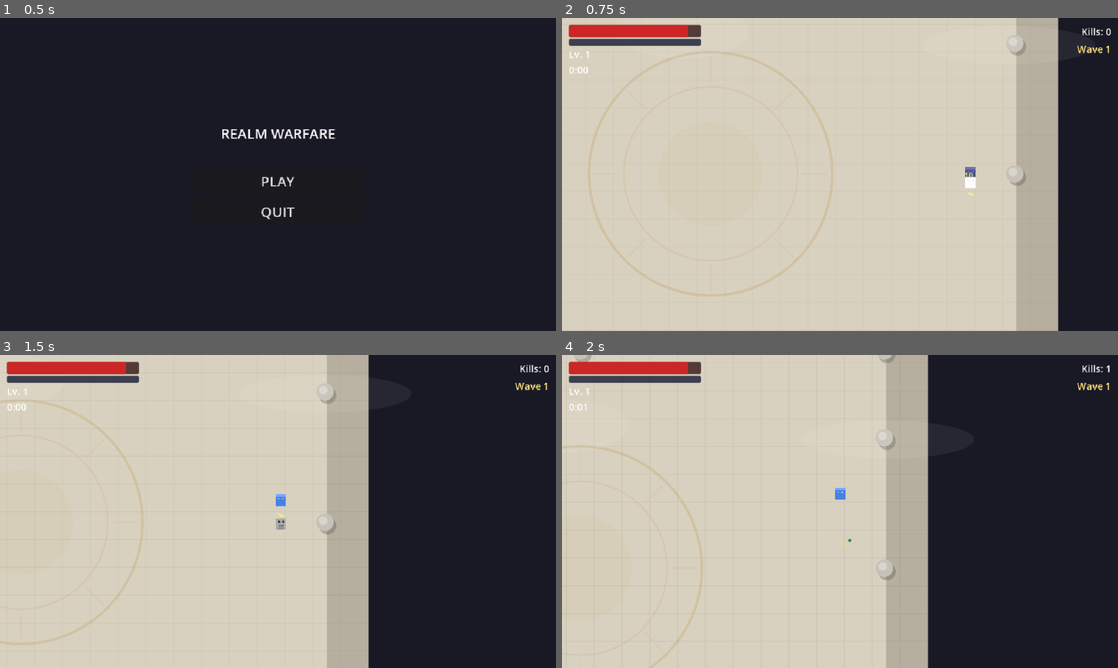
Above: before the commit, frames 1-4 (two rows, left to right).
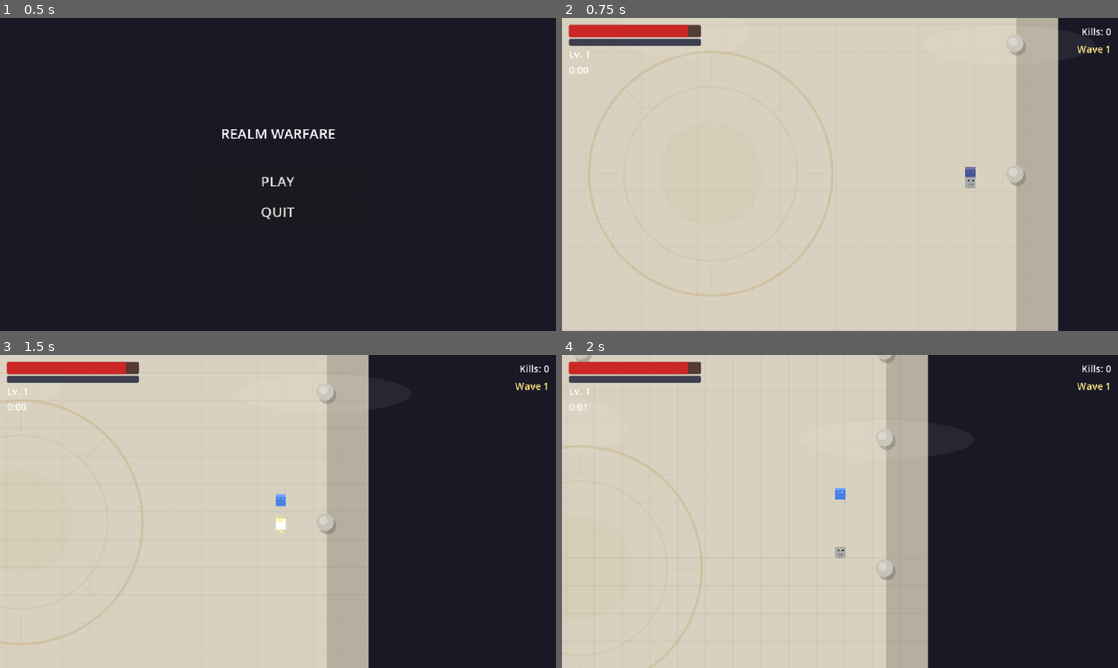
Above: after the commit, the same moments.

Repository: LshMakh/RealmWarfare
Game: Godot game, scene res://scenes/main_menu/main_menu.tscn
The game is run twice, just before and just after one commit, with the same random seed, the same clock (stepped at 60 frames per second) and the same inputs.
Inputs (mouse positions are in pixels of both pictures, inside the frame that each line leads up to):
- Up to frame 1 (0.5 s): no input
- Up to frame 2 (0.75 s): click "PLAY" at 0.5 s
- Up to frame 3 (1.5 s): move the mouse to (250, 574) at 1.27 s; hold W (move_up) from 1.28 s (still down); click (250, 574) at 1.42 s
- Up to frame 4 (2 s): keep holding W (move_up)

Frame 1 is identical in both runs. In frame 2, less than 0.1% of the frame differs, in the area x 72-75%, y 49-57%; in frame 3, less than 0.1%; in frame 4, less than 0.1%, in the area x 49-99%, y 3-100%.

Commit message:
feat: wire AutoAttack and level-up UI to blessing level system

Diff:
--- a/scripts/run/run.gd
+++ b/scripts/run/run.gd
@@ -9,6 +9,7 @@
 @onready var projectile_pool: ObjectPool = $EntityLayer/ProjectilePool
 @onready var xp_pool: ObjectPool = $EntityLayer/XPPool
 @onready var blessing_manager: BlessingManager = $Systems/BlessingManager
+@onready var level_up_ui: CanvasLayer = $UILayer/LevelUpUI
 
 
 func _ready() -> void:
@@ -51,6 +52,10 @@
 
 	# Wire up auto-attack
 	auto_attack.projectile_pool = projectile_pool
+	auto_attack.set_blessing_manager(blessing_manager)
+
+	# Wire up level-up UI
+	level_up_ui.set_blessing_manager(blessing_manager)
 
 	# Wire up blessing manager
 	blessing_manager.set_player(player)
--- a/scripts/systems/auto_attack.gd
+++ b/scripts/systems/auto_attack.gd
@@ -8,24 +8,39 @@
 
 var _cooldown_timer: float = 0.0
 var _player: Node2D
-var _bonus_damage: int = 0
-var _bonus_projectiles: int = 0
-var _cooldown_reduction: float = 0.0
+var _blessing_manager: Node = null
 
 
 func _ready() -> void:
 	_player = get_parent()
-	GameEvents.blessing_chosen.connect(_on_blessing_chosen)
+
+
+func set_blessing_manager(bm: Node) -> void:
+	_blessing_manager = bm
 
 
 func _process(delta: float) -> void:
-	var effective_cooldown: float = max(attack_cooldown - _cooldown_reduction, 0.15)
 	_cooldown_timer -= delta
-	if _cooldown_timer <= 0.0:
-		var target := _find_nearest_enemy()
-		if target:
-			_fire_at(target)
-			_cooldown_timer = effective_cooldown
+	if _cooldown_timer > 0.0:
+		return
+
+	var bolt_damage: int = base_damage
+	var bolt_cooldown: float = attack_cooldown
+
+	if _blessing_manager:
+		var bolt_level: int = _blessing_manager.get_blessing_level(&"zeus_lightning_bolt")
+		if bolt_level > 0:
+			var bolt_data: BlessingData = _blessing_manager.get_blessing_data(&"zeus_lightning_bolt")
+			if bolt_data:
+				bolt_damage = bolt_data.get_stat(bolt_level, "damage", base_damage) as int
+				var cd_reduction: float = bolt_data.get_stat(bolt_level, "cooldown_reduction", 0.0) as float
+				bolt_cooldown = maxf(attack_cooldown - cd_reduction, 0.15)
+
+	_cooldown_timer = bolt_cooldown
+
+	var target: Node2D = _find_nearest_enemy()
+	if target:
+		_fire_at(target, bolt_damage)
 
 
 func _find_nearest_enemy() -> Node2D:
@@ -42,26 +57,10 @@
 	return nearest
 
 
-func _fire_at(target: Node2D) -> void:
+func _fire_at(target: Node2D, damage: int) -> void:
 	if not projectile_pool:
 		return
-	var total_damage: int = base_damage + _bonus_damage
-	var total_projectiles: int = 1 + _bonus_projectiles
-	var base_dir := _player.global_position.direction_to(target.global_position)
-
-	for i in range(total_projectiles):
-		var proj: Node = projectile_pool.get_instance()
-		if proj and proj.has_method("activate"):
-			var spread: float = 0.0
-			if total_projectiles > 1:
-				# Spread projectiles in a fan pattern
-				spread = deg_to_rad(15.0) * (i - (total_projectiles - 1) / 2.0)
-			var dir := base_dir.rotated(spread)
-			proj.activate(_player.global_position, dir, total_damage)
-
-
-func _on_blessing_chosen(blessing: BlessingData) -> void:
-	if blessing.effect_type == BlessingData.EffectType.PROJECTILE:
-		_bonus_damage += blessing.damage
-		_bonus_projectiles += blessing.projectile_count - 1
-		_cooldown_reduction += 0.15
+	var dir: Vector2 = _player.global_position.direction_to(target.global_position)
+	var proj: Node = projectile_pool.get_instance()
+	if proj and proj.has_method("activate"):
+		proj.activate(_player.global_position, dir, damage)
--- a/scripts/ui/level_up_ui.gd
+++ b/scripts/ui/level_up_ui.gd
@@ -5,6 +5,11 @@
 @onready var overlay: ColorRect = $Overlay
 
 var _current_choices: Array = []
+var _blessing_manager: Node = null
+
+
+func set_blessing_manager(bm: Node) -> void:
+	_blessing_manager = bm
 
 
 func _ready() -> void:
@@ -25,6 +30,10 @@
 
 
 func _on_show(choices: Array) -> void:
+	if choices.is_empty():
+		# All blessings maxed — nothing to offer, auto-dismiss
+		GameEvents.hide_level_up_ui.emit()
+		return
 	_current_choices = choices
 	get_tree().paused = true
 	overlay.visible = true
@@ -66,16 +75,30 @@
 	vbox.add_theme_constant_override("separation", 6)
 	card.add_child(vbox)
 
-	# Check if this is an upgrade (blessing already active)
-	var is_upgrade: bool = false
-	for b: BlessingData in GameState.active_blessings:
-		if b.blessing_id == blessing.blessing_id and blessing.blessing_id != &"":
-			is_upgrade = true
-			break
+	# Determine current level from BlessingManager
+	var current_level: int = 0
+	if _blessing_manager:
+		current_level = _blessing_manager.get_blessing_level(blessing.blessing_id)
+
+	# Build display name and description based on level
+	var name_text: String = blessing.name
+	var desc_text: String = blessing.description
+	var display_level: int = current_level + 1 if current_level > 0 else 1
+
+	if current_level > 0:
+		var next_level: int = mini(current_level + 1, blessing.max_level)
+		name_text = "%s  Lv.%d -> Lv.%d" % [blessing.name, current_level, next_level]
+		var desc_idx: int = next_level - 1
+		if desc_idx < blessing.level_descriptions.size():
+			desc_text = blessing.level_descriptions[desc_idx]
+	else:
+		name_text = "%s  NEW" % blessing.name
+		if blessing.level_descriptions.size() > 0:
+			desc_text = blessing.level_descriptions[0]
 
 	# Blessing name (bold, larger)
 	var name_label := Label.new()
-	name_label.text = blessing.name + (" +1" if is_upgrade else "")
+	name_label.text = name_text
 	name_label.add_theme_font_size_override("font_size", 14)
 	name_label.add_theme_color_override("font_color", Color(1.0, 0.85, 0.3, 1.0))
 	name_label.horizontal_alignment = HORIZONTAL_ALIGNMENT_CENTER
@@ -89,7 +112,7 @@
 
 	# Description
 	var desc_label := Label.new()
-	desc_label.text = blessing.description
+	desc_label.text = desc_text
 	desc_label.add_theme_font_size_override("font_size", 10)
 	desc_label.add_theme_color_override("font_color", Color(0.8, 0.8, 0.85, 1.0))
 	desc_label.horizontal_alignment = HORIZONTAL_ALIGNMENT_CENTER
@@ -106,9 +129,11 @@
 	type_label.horizontal_alignment = HORIZONTAL_ALIGNMENT_CENTER
 	vbox.add_child(type_label)
 
-	# Stats line
+	# Stats line — show next level's stats
+	var display_damage: int = blessing.get_stat(display_level, "damage", blessing.damage) as int
+	var display_cooldown: float = blessing.get_stat(display_level, "cooldown", blessing.cooldown) as float
 	var stats_label := Label.new()
-	stats_label.text = "DMG: %d  |  CD: %.1fs" % [blessing.damage, blessing.cooldown]
+	stats_label.text = "DMG: %d  |  CD: %.1fs" % [display_damage, display_cooldown]
 	stats_label.add_theme_font_size_override("font_size", 9)
 	stats_label.add_theme_color_override("font_color", Color(0.6, 0.7, 0.9, 1.0))
 	stats_label.horizontal_alignment = HORIZONTAL_ALIGNMENT_CENTER
